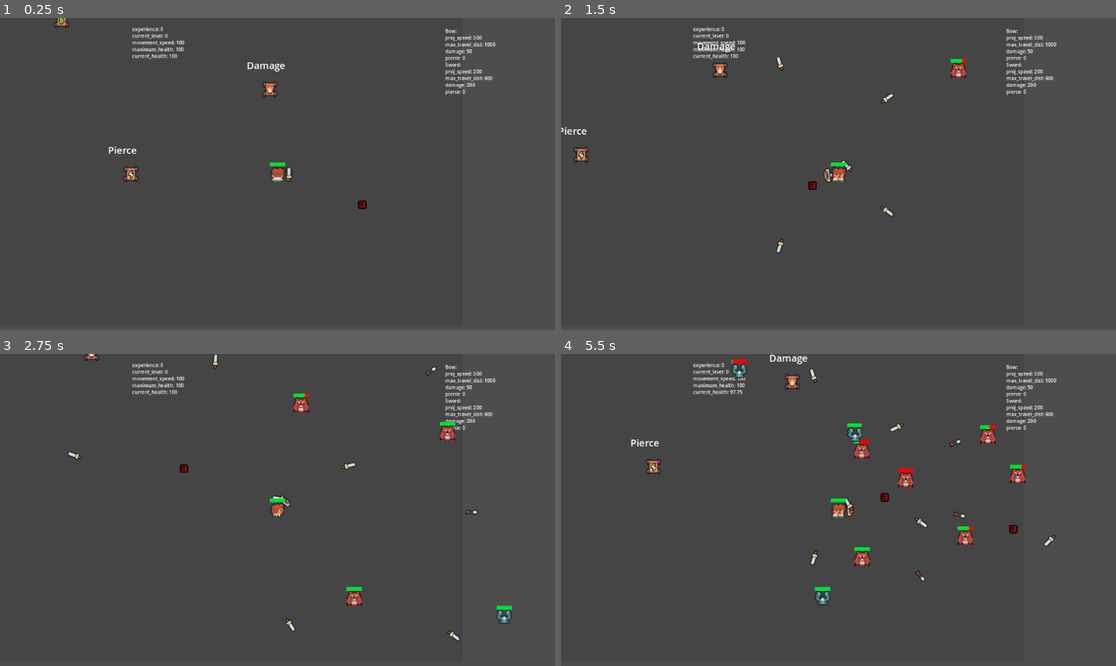
Above: before the commit, frames 1-4 (two rows, left to right).
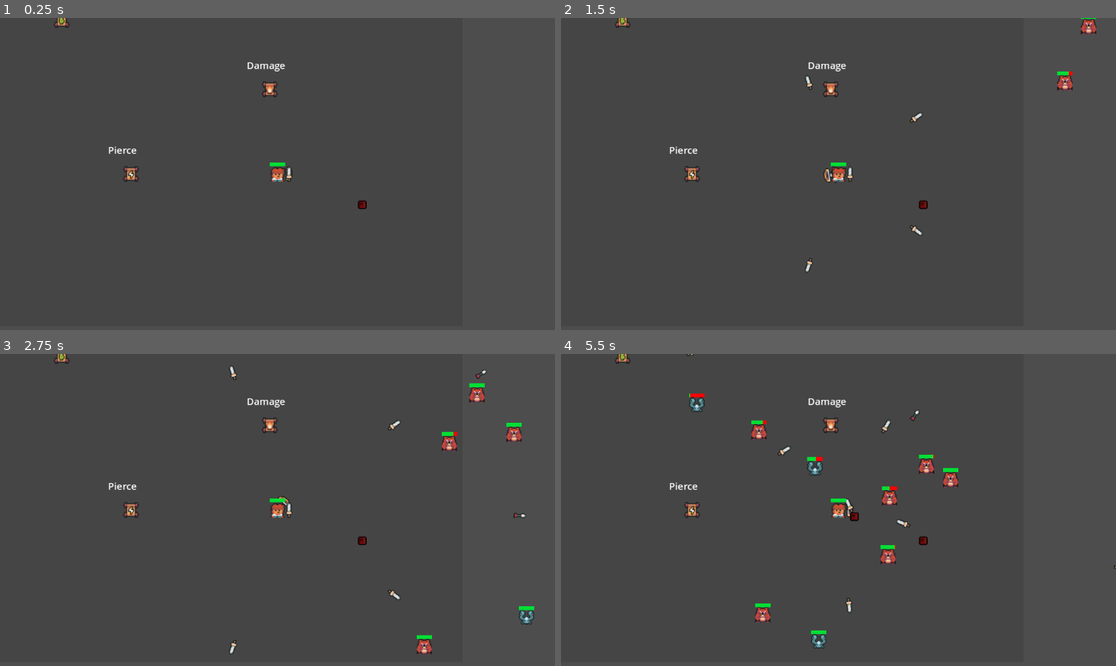
Above: after the commit, the same moments.

Repository: stshryu/GodotTemplates
Game: Godot game, scene res://game/game.tscn
The game is run twice, just before and just after one commit, with the same random seed, the same clock (stepped at 60 frames per second) and the same inputs.
Inputs (mouse positions are in pixels of both pictures, inside the frame that each line leads up to):
- Up to frame 1 (0.25 s): no input
- Up to frame 2 (1.5 s): tap Enter at 0.5 s; move the mouse to (960, 158) at 0.52 s; hold D (right) 0.53-1.28 s; tap Space (dash) at 0.6, 1.35 s; move the mouse to (727, 189) at 1.27 s; hold S (down) from 1.28 s (still down)
- Up to frame 3 (2.75 s): move the mouse to (333, 441) at 2.02 s; release S (down) at 2.03 s; hold D (right) from 2.03 s (still down); tap Space (dash) at 2.1 s
- Up to frame 4 (5.5 s): move the mouse to (810, 572) at 2.77 s; release D (right) at 2.78 s; hold W (up) 2.78-3.53 s; tap Space (dash) every 0.75 s from 2.85 to 5.1 s; move the mouse to (1005, 556) at 3.52 s; hold A (left) 3.53-5.03 s; move the mouse to (672, 463) at 4.27 s; move the mouse to (866, 510) at 5.02 s; hold S (down) from 5.03 s (still down)

The runs differ from the first frame. In frame 1, 0.8% of the frame differs, in the area x 23-90%, y 2-53%; in frame 2, 2.4%; in frame 3, 3.1%; in frame 4, 4.7%, in the area x 9-100%, y 0-95%.
Error after the commit: Parse Error: Identifier "player_abilities" not declared in the current scope. (res://Player/player.gd:22)

Commit message:
More nuanced approach to abilities, since the current approach was failing due to engine constraints

Diff:
--- a/vampiresurvivortemplate/Player/player.gd
+++ b/vampiresurvivortemplate/Player/player.gd
@@ -13,14 +13,12 @@
 var player_weapon_upgrades: Array[BaseWeaponStrategy] = []
 var player_level: LevelUpAmmoStrategy
 var current_health: float
-var player_abilities: Array[BaseAbility] = []
 var last_facing_direction := Vector2(0,-1)
 
 func _ready():
 	player_level = LevelUpAmmoStrategy.new()
 	player_level.stat_increase = 0
 	player_upgrades.append(player_level)
-	player_abilities.append(DashAbility.new(self))
 	self.add_child(player_abilities[0])
 	_display_player_stats()
 	_display_weapon_stats()
--- /dev/null
+++ b/vampiresurvivortemplate/abilities/Ability.tscn
@@ -0,0 +1,15 @@
+[gd_scene format=3 uid="uid://bd0cuiobacwql"]
+
+[node name="Ability" type="Node2D"]
+
+[node name="world_container" type="Control" parent="."]
+layout_mode = 3
+anchors_preset = 0
+offset_right = 40.0
+offset_bottom = 40.0
+
+[node name="UI_container" type="Control" parent="."]
+layout_mode = 3
+anchors_preset = 0
+offset_right = 40.0
+offset_bottom = 40.0
--- a/vampiresurvivortemplate/abilities/BaseAbility.gd
+++ b/vampiresurvivortemplate/abilities/BaseAbility.gd
@@ -1,39 +1,4 @@
 class_name BaseAbility
-extends Node2D
+extends Resource
 
-@export var base_cooldown: float = 1.0
-@export var sprite: Sprite2D
-@export var ability_name: String
-
-var parent_entity
-var is_usable: bool = true
-var timer := Timer.new()
-var time_left: float
-
-func _init(parent_entity):
-	parent_entity.add_child(timer)
-	timer.wait_time = base_cooldown
-	timer.one_shot = true
-	timer.timeout.connect(_on_timer_timeout)
-	self._ready()
-
-func _physics_process(delta):
-	if !is_usable:
-		time_left = timer.time_left
-		print(time_left)
-
-### TODO:
-### Make both Player, and Enemies inherit off the same base class (call it entity or something)
-### that way we can ensure that things like abilities can be used by both enemies and the player
-### alike without too massive of code changes.
-func use_ability(entity):
-	pass
-
-func start_cooldown() -> void:
-	timer.start()
-	is_usable = false
-
-func _on_timer_timeout() -> void:
-	print(ability_name)
-	print('ready')
-	is_usable = true
+@export var ability_scene: PackedScene
--- a/vampiresurvivortemplate/abilities/dash/dash.gd
+++ /dev/null
@@ -1,21 +0,0 @@
-class_name DashAbility
-extends BaseAbility
-
-@export var base_dash_distance: Vector2 = Vector2(40.0, 40.0)
-
-func _ready():
-	ability_name = "Dash"
-	base_cooldown = 5.0
-	timer.wait_time = base_cooldown
-
-### TODO:
-### Dash works weirdly when moving in a combined direction (NE, SE, NW, SW)
-func use_ability(entity):
-	if is_usable:
-		var current_position = entity.global_position
-		var facing_direction = entity.last_facing_direction
-		var new_dash_position = current_position + (base_dash_distance * facing_direction)
-		entity.global_position = new_dash_position
-		start_cooldown()
-	else:
-		print('on cd')
--- /dev/null
+++ b/vampiresurvivortemplate/abilities/dash/dash.tres
@@ -0,0 +1,8 @@
+[gd_resource type="Resource" script_class="BaseAbility" load_steps=3 format=3 uid="uid://bsj40hroauykg"]
+
+[ext_resource type="PackedScene" uid="uid://bd0cuiobacwql" path="res://abilities/Ability.tscn" id="1_3j74v"]
+[ext_resource type="Script" path="res://abilities/BaseAbility.gd" id="2_twla0"]
+
+[resource]
+script = ExtResource("2_twla0")
+ability_scene = ExtResource("1_3j74v")
